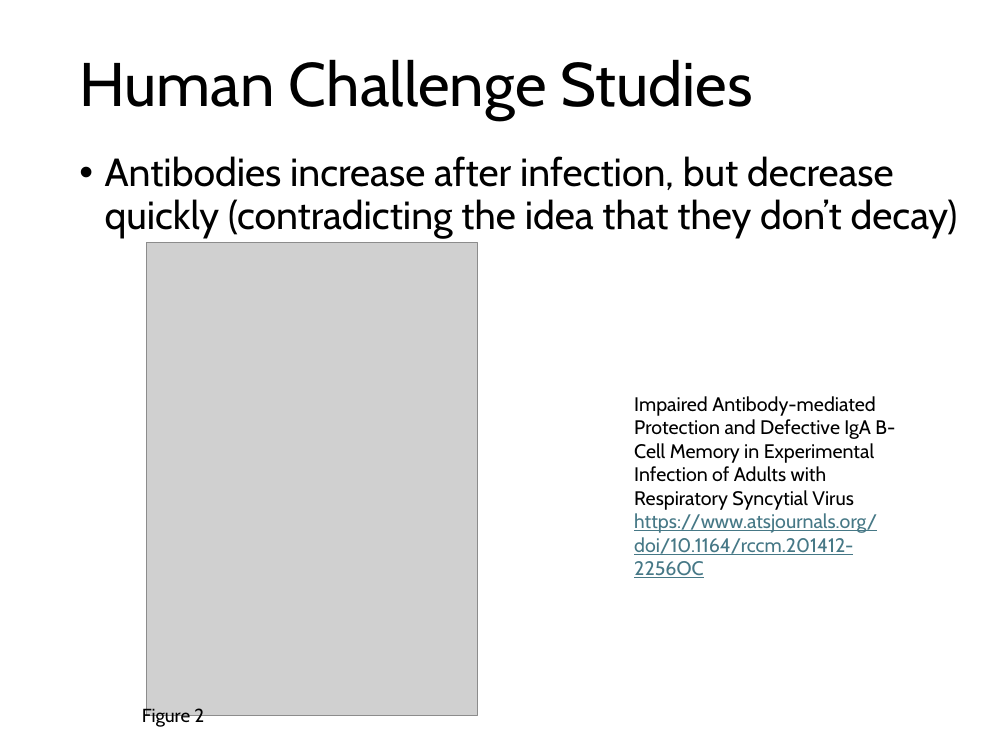
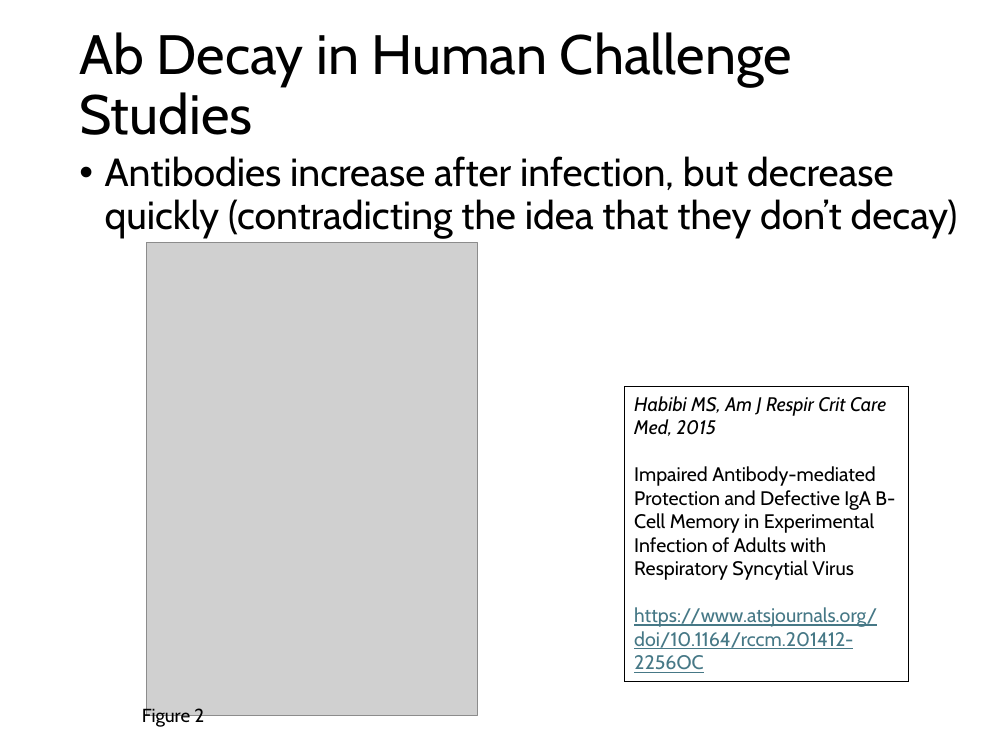
Before and after one commit to deborahcromer/RSVcorrelates, a slide deck: slide 12 of raw-data/RSV Data Summary.pptx (slide 10 before the commit). Drawn at 1008x756 pixels with LibreOffice and Linux fonts; fonts in the diff are those of the drawing; grey boxes stand for pictures. Boxes give left, top, right and bottom in pixels: in the first picture for what was removed or moved away, otherwise in the second. Text is boxed around its words. In the diff, an @@ line names an element or a change of style, - is before the commit and + after.

```diff
--- a/raw-data/RSV Data Summary.pptx
+++ b/raw-data/RSV Data Summary.pptx
@@ title at (x1=79, y1=32, x2=792, y2=135): text changed; size 44 to 39.6 pt @@
-Human Challenge Studies
+Ab Decay in Human Challenge Studies
@@ rectangle "Habibi MS, Am J Respir ..." resized from (x1=634, y1=396, x2=895, y2=578) to (x1=624, y1=387, x2=908, y2=682) @@
@@ rectangle "Habibi MS, Am J Respir ..." at (x1=624, y1=387, x2=908, y2=682): outline none to #000000 0.75 pt @@
@@ text in rectangle at (x1=634, y1=396, x2=886, y2=436): paragraph added @@
+Habibi MS, Am J Respir Crit Care Med, 2015
```
Also in this commit, not shown: 9 other slides changed, 5 slides added, 1 slide removed, 1 other file.
